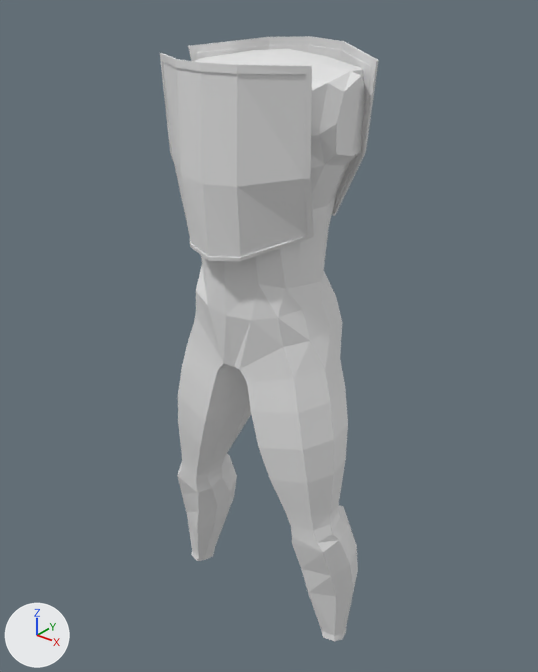
Two versions of the Blender file out/chest/chest.blend, one commit apart.
Both versions are drawn from a 50 mm camera at (1.143, -1.391, 1.866) aimed at (-0.006, 0.046, 0.975). The axes (+X, +Y, +Z) are drawn at lower left. The lights are the same throughout. The first picture is the older version.

Objects in the first picture: 'Backplate', 'Breastplate', 'Torso'.
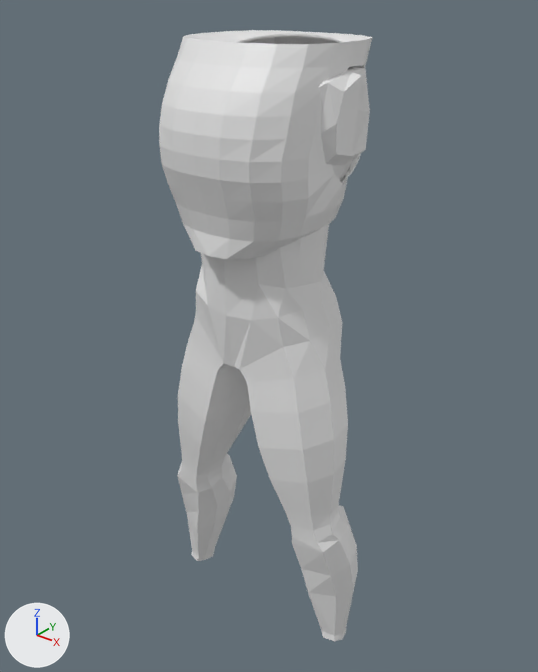
Pixel boxes [x1, y1, x2, y2] of what changed, in the pictures (538 x 672 px):
'Cuirass', added
    after: [159, 30, 373, 259]
    faces in mat_plate_panel (white #e7e7e7): [159, 30, 372, 242]
    faces in mat_plate_rim (white #e7e7e7): [183, 37, 373, 259]
'Breastplate', deleted
    before: [160, 53, 314, 261]
    faces in mat_plate_panel (white #e7e7e7): [163, 62, 307, 257]
    faces in mat_plate_rim (white #e7e7e7): [160, 53, 314, 261]
'Backplate', deleted
    before: [188, 36, 379, 216]
    faces in mat_plate_rim (white #e7e7e7): [188, 36, 379, 216]
    faces in mat_plate_panel (white #e7e7e7): [197, 45, 371, 206]

What changed in the scene script:
```text
Add me_cuirass:
    me_cuirass.from_pydata(...)  # 132 vertices, 98 faces; spans x 0.0..0.212, y -0.222..0.24, z 1.273..1.737
    # faces by material slot: [68, 30]
    me_cuirass.materials.append(mat_plate_panel)  # white #e7e7e7
    me_cuirass.materials.append(mat_plate_rim)  # white #e7e7e7
Remove ob_breastplate:
    ob_breastplate = bpy.data.objects.new('Breastplate', me_breastplate)
    ob_breastplate.location = (0.0, 0.0, 0.0)
    _m = ob_breastplate.modifiers.new('Solidify', 'SOLIDIFY')
    _m.thickness = 0.005
Remove ob_backplate:
    ob_backplate = bpy.data.objects.new('Backplate', me_backplate)
    ob_backplate.location = (0.0, 0.0, 0.0)
    _m = ob_backplate.modifiers.new('Solidify', 'SOLIDIFY')
    _m.thickness = 0.005
Add ob_cuirass:
    ob_cuirass = bpy.data.objects.new('Cuirass', me_cuirass)
    ob_cuirass.location = (0.0, 0.0, 0.0)
    _m = ob_cuirass.modifiers.new('Mirror', 'MIRROR')
    _m.use_clip = True
    _m = ob_cuirass.modifiers.new('Solidify', 'SOLIDIFY')
    _m.thickness = 0.005
```
